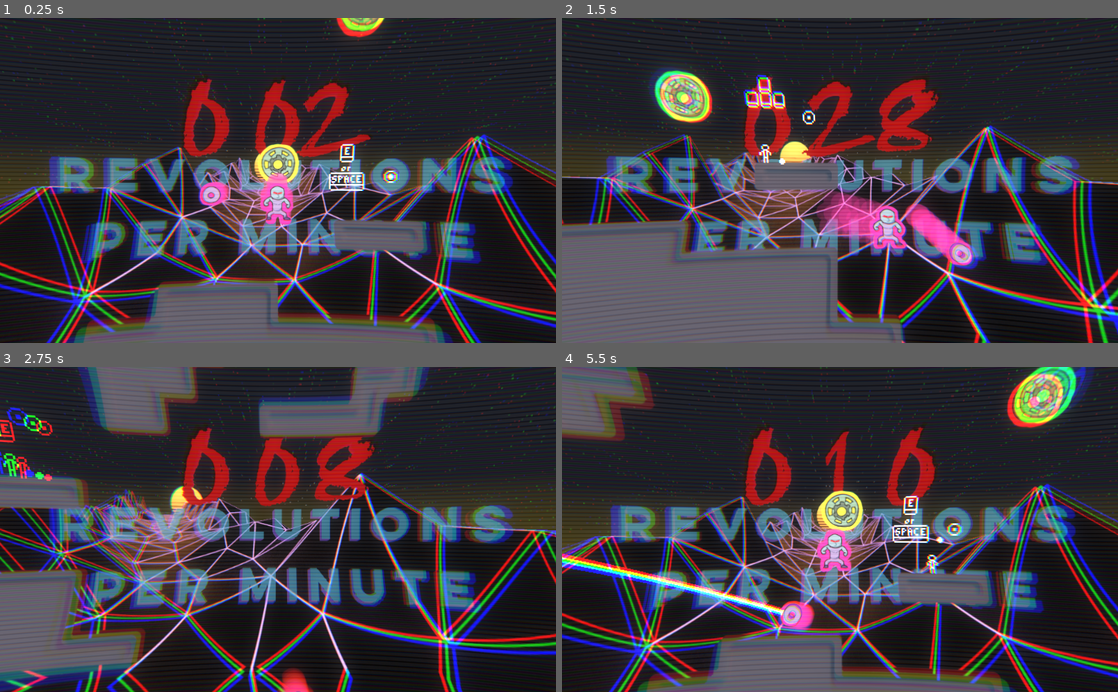
Above: before the commit, frames 1-4 (two rows, left to right).
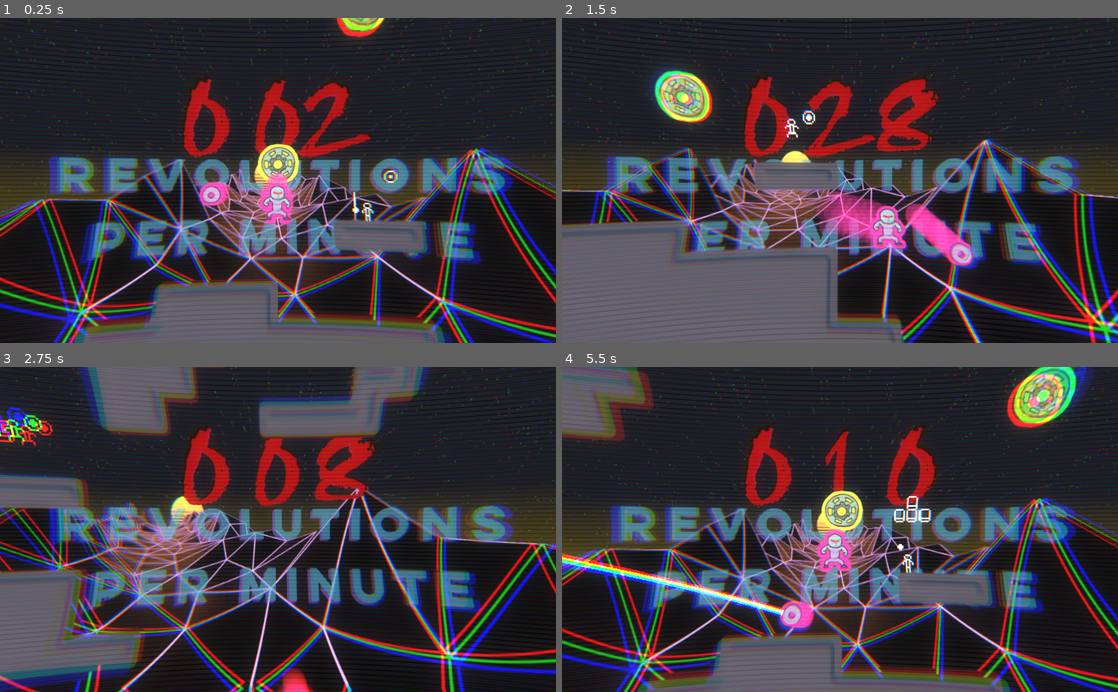
Above: after the commit, the same moments.

Repository: mdrgon1/GWJ-22-Spinzo
Game: Godot game, scene res://Main.tscn
Same seed, same stepped clock (60 frames per second), same inputs: the game is played once before the commit and once after it.
Inputs:
- Up to frame 1 (0.25 s): no input
- Up to frame 2 (1.5 s): hold E (throw_ball) 0.53-1.28 s; hold Right (move_right) from 0.53 s (still down); tap W (jump) at 0.77, 0.8, 1.07, 1.35 s
- Up to frame 3 (2.75 s): tap W (jump) at 1.52, 1.82, 2.3 s; tap E (throw_ball) at 1.55 s; release Right (move_right) at 2.03 s; hold A (move_left) from 2.03 s (still down); hold Shift (aim) from 2.03 s (still down)
- Up to frame 4 (5.5 s): release A (move_left) at 2.78 s; release Shift (aim) at 2.78 s; hold Right (move_right) 2.78-4.28 s; tap E (throw_ball) at 2.85, 4.55 s; tap W (jump) at 3.02, 3.32, 3.77, 3.8, 4.07, 4.35, 4.52, 4.82, 5.3 s; hold E (throw_ball) 3.53-4.28 s; hold A (move_left) 4.28-5.03 s; hold Right (move_right) from 5.03 s (still down); hold Shift (aim) from 5.03 s (still down)

The runs differ from the first frame. In frame 1, 24% of the frame differs, in the area x 0-100%, y 0-100%; in frame 2, 19%; in frame 3, 25%; in frame 4, 25%.

Commit message:
finished sound effects

Diff:
--- a/Project/Ball/Ball.gd
+++ b/Project/Ball/Ball.gd
@@ -2,6 +2,9 @@
 
 const AIM_LINE_LENGTH = 100
 const IS_LETHAL_THRESHOLD = 100
+
+export var charge : AudioStream
+export var shoot : AudioStream
 
 var time_dilation = 1
 var is_lethal = false
@@ -9,6 +12,7 @@
 onready var player = get_tree().get_nodes_in_group("player")[0]
 onready var movement = $Movement
 onready var sprite = $Sprite
+onready var sound = $Sound
 
 func _ready():
 	movement.set_root_state(movement)
--- a/Project/Ball/Ball.tscn
+++ b/Project/Ball/Ball.tscn
@@ -1,16 +1,20 @@
-[gd_scene load_steps=7 format=2]
+[gd_scene load_steps=9 format=2]
 
 [ext_resource path="res://Ball/sprite.png" type="Texture" id=1]
 [ext_resource path="res://Ball/Ball.gd" type="Script" id=2]
 [ext_resource path="res://Ball/Movement/Default.gd" type="Script" id=3]
 [ext_resource path="res://Ball/Movement/Movement.gd" type="Script" id=4]
 [ext_resource path="res://Ball/Movement/Throwing.gd" type="Script" id=5]
+[ext_resource path="res://sounds/charge.wav" type="AudioStream" id=6]
+[ext_resource path="res://sounds/shoot.wav" type="AudioStream" id=7]
 
 [sub_resource type="CircleShape2D" id=1]
 radius = 6.0
 
 [node name="Ball" type="KinematicBody2D"]
 script = ExtResource( 2 )
+charge = ExtResource( 6 )
+shoot = ExtResource( 7 )
 
 [node name="CollisionShape2D" type="CollisionShape2D" parent="."]
 shape = SubResource( 1 )
@@ -28,3 +32,5 @@
 
 [node name="Throwing" type="Node" parent="Movement"]
 script = ExtResource( 5 )
+
+[node name="Sound" type="AudioStreamPlayer" parent="."]
--- a/Project/Ball/Movement/Movement.gd
+++ b/Project/Ball/Movement/Movement.gd
@@ -3,6 +3,12 @@
 var velocity = Vector2(0, 0)
 
 func run(_delta):
+	if(Input.is_action_just_pressed("throw_ball")):
+		owner.sound.set_stream(owner.charge)
+		owner.sound.playing = true
+	if(Input.is_action_just_released("throw_ball")):
+		owner.sound.playing = false
+
 	velocity = owner.move_and_slide(velocity)
 
 # slow down after hitting an enemy
--- a/Project/Ball/Movement/Throwing.gd
+++ b/Project/Ball/Movement/Throwing.gd
@@ -7,9 +7,14 @@
 var timer : float	# tracks how long "throw ball" has been pressed for
 
 func enter(_args):
+	owner.sound.set_stream(owner.shoot)
+	owner.sound.playing = true
+
 	if(_args.size() != 0):
 		if(_args[0]):# check if the ball was just latched
 			owner.player.movement.update_state("Falling")
+			owner.player.sound.set_stream(owner.player.jumping)
+			owner.player.sound.playing = true
 
 			# launch the player a little bit
 			owner.player.movement.velocity *= 2
--- a/Project/MainLevel.tscn
+++ b/Project/MainLevel.tscn
@@ -431,11 +431,12 @@
 motion_mirroring = Vector2( 1536, 864 )
 
 [node name="TextureRect" type="TextureRect" parent="ParallaxBackground/ParallaxLayer2"]
-material = SubResource( 4 )
+material = SubResource( 5 )
 margin_left = -373.749
-margin_top = 6.0
+margin_top = 886.0
 margin_right = 1162.25
-margin_bottom = 870.0
+margin_bottom = 1750.0
+rect_scale = Vector2( 1, -1 )
 texture = ExtResource( 9 )
 expand = true
 stretch_mode = 2
@@ -448,11 +449,12 @@
 motion_mirroring = Vector2( 1920, 1080 )
 
 [node name="TextureRect" type="TextureRect" parent="ParallaxBackground/ParallaxLayer"]
-material = SubResource( 4 )
+material = SubResource( 5 )
 margin_left = -567.253
-margin_top = -61.4036
+margin_top = 1038.6
 margin_right = 1352.75
-margin_bottom = 1018.6
+margin_bottom = 2118.6
+rect_scale = Vector2( 1, -1 )
 texture = ExtResource( 8 )
 expand = true
 stretch_mode = 2
@@ -469,7 +471,7 @@
 position = Vector2( 32.6, -3.2 )
 scale = Vector2( 0.518603, 0.518603 )
 z_index = 3
-frames = SubResource( 60 )
+frames = SubResource( 61 )
 animation = "Default"
-frame = 50
+frame = 23
 playing = true
--- a/Project/Player/Movement/Jumping.gd
+++ b/Project/Player/Movement/Jumping.gd
@@ -4,6 +4,8 @@
 const JUMP_FORCE = 60
 
 func enter(_args):
+	owner.sound.set_stream(owner.jumping)
+	owner.sound.playing = true
 	owner.sprite.play("Jump")
 	print("jumping")
 	root_state.velocity.y = -JUMP_FORCE
--- a/Project/Player/Movement/Running.gd
+++ b/Project/Player/Movement/Running.gd
@@ -1,13 +1,17 @@
 extends State
 
 func enter(_args):
+	owner.sound.stream = owner.walking
 	root_state.vel_lerp = 0.2
 	print("running")
 
 func run(delta):
 	if(root_state.get_input_vector().x == 0):
+		owner.sound.playing = false
 		owner.sprite.play("Idle")
 	else:
+		if(!owner.sound.playing):
+			owner.sound.playing = true
 		owner.sprite.play("Run")
 
 	root_state.target_velocity.x = root_state.get_input_vector().x * root_state.HOR_SPEED #normal movement
@@ -18,3 +22,6 @@
 
 	if(!owner.is_on_floor()):
 		return "Falling"
+
+func exit():
+	owner.sound.playing = false
--- a/Project/Player/Player.gd
+++ b/Project/Player/Player.gd
@@ -2,9 +2,13 @@
 
 const UP = Vector2(0, -1)
 
+export var walking : AudioStream
+export var jumping : AudioStream
+
 onready var movement = $Movement
 onready var ball = get_tree().get_nodes_in_group("ball")[0]
 onready var sprite = $AnimatedSprite
+onready var sound = $Sound
 
 func _ready():
 	movement.init()
--- a/Project/Player/Player.tscn
+++ b/Project/Player/Player.tscn
@@ -7,12 +7,16 @@
 [ext_resource path="res://Player/Movement/Falling.gd" type="Script" id=5]
 [ext_resource path="res://Player/Movement/Swinging.gd" type="Script" id=6]
 [ext_resource path="res://Player/animations/player_spriteframes.tres" type="SpriteFrames" id=7]
+[ext_resource path="res://sounds/walking.wav" type="AudioStream" id=8]
+[ext_resource path="res://sounds/Jump.wav" type="AudioStream" id=9]
 
 [sub_resource type="RectangleShape2D" id=1]
 extents = Vector2( 4.256, 6 )
 
 [node name="Player" type="KinematicBody2D"]
 script = ExtResource( 3 )
+walking = ExtResource( 8 )
+jumping = ExtResource( 9 )
 
 [node name="Movement" type="Node" parent="."]
 script = ExtResource( 2 )
@@ -38,3 +42,5 @@
 
 [node name="CollisionShape2D" type="CollisionShape2D" parent="."]
 shape = SubResource( 1 )
+
+[node name="Sound" type="AudioStreamPlayer" parent="."]
Not shown: 8 places in Project/MainLevel.tscn that only renumber resources
Not shown: 1 places in Project/Player/Player.tscn that only renumber resources
Not shown, changed: Project/export_presets.cfg
Not shown, added: Project/sounds/Jump.wav.import
Not shown, added: Project/sounds/charge.wav.import
Not shown, added: Project/sounds/shoot.wav.import
Not shown, added: Project/sounds/walking.wav.import
Not shown, removed: Export/Godot wild jam 22.js
Not shown, changed: Export/Godot wild jam 22.pck
Not shown, removed: Export/Godot wild jam 22.png
Not shown, changed: Export/Godot wild jam 22.wasm
Not shown, removed: Export/favicon.png
(and 13 more such lines)
